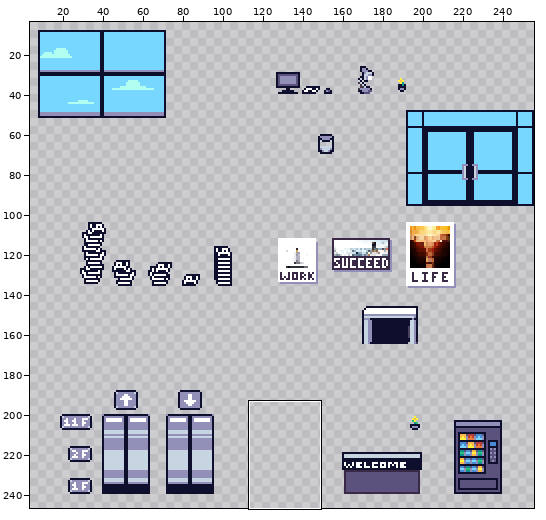
Two states of a sprite sheet, evanescentgame/scenes/overworld/locations/organization/sprites/organization_decor.png. Above, an overview of the earlier version with the close-up marked.
Close-up. First the earlier version:
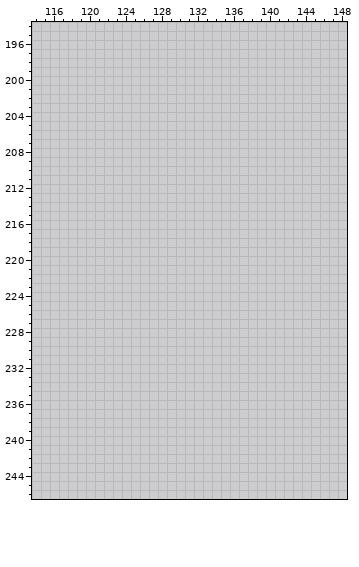
The file is 256x256 pixels. Colours within 5 levels of each other are drawn and written as one. Shown: x 114..148, y 194..246. The wide view leaves out empty margins.
The result:
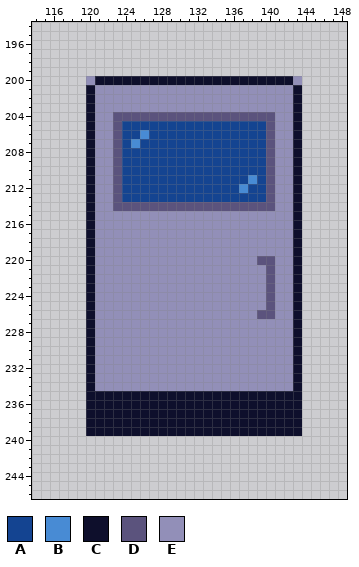
Palette (. is transparent): A #144491  B #488bd4  C #0e0f2c  D #5b537d  E #928fb8
The commit says: Added organization break rooms, fixed some small bugs
The exact change:
@@ x 114..148 @@
 199 ...................................
-200 ...................................
-201 ...................................
-202 ...................................
-203 ...................................
-204 ...................................
-205 ...................................
-206 ...................................
-207 ...................................
-208 ...................................
-209 ...................................
-210 ...................................
-211 ...................................
-212 ...................................
-213 ...................................
-214 ...................................
-215 ...................................
-216 ...................................
-217 ...................................
-218 ...................................
-219 ...................................
-220 ...................................
-221 ...................................
-222 ...................................
-223 ...................................
-224 ...................................
-225 ...................................
-226 ...................................
-227 ...................................
-228 ...................................
-229 ...................................
-230 ...................................
-231 ...................................
-232 ...................................
-233 ...................................
-234 ...................................
-235 ...................................
-236 ...................................
-237 ...................................
-238 ...................................
-239 ...................................
+200 ......ECCCCCCCCCCCCCCCCCCCCCCE.....
+201 ......CEEEEEEEEEEEEEEEEEEEEEEC.....
+202 ......CEEEEEEEEEEEEEEEEEEEEEEC.....
+203 ......CEEEEEEEEEEEEEEEEEEEEEEC.....
+204 ......CEEDDDDDDDDDDDDDDDDDDEEC.....
+205 ......CEEDAAAAAAAAAAAAAAAADEEC.....
+206 ......CEEDAABAAAAAAAAAAAAADEEC.....
+207 ......CEEDABAAAAAAAAAAAAAADEEC.....
+208 ......CEEDAAAAAAAAAAAAAAAADEEC.....
+209 ......CEEDAAAAAAAAAAAAAAAADEEC.....
+210 ......CEEDAAAAAAAAAAAAAAAADEEC.....
+211 ......CEEDAAAAAAAAAAAAAABADEEC.....
+212 ......CEEDAAAAAAAAAAAAABAADEEC.....
+213 ......CEEDAAAAAAAAAAAAAAAADEEC.....
+214 ......CEEDDDDDDDDDDDDDDDDDDEEC.....
+215 ......CEEEEEEEEEEEEEEEEEEEEEEC.....
+216 ......CEEEEEEEEEEEEEEEEEEEEEEC.....
+217 ......CEEEEEEEEEEEEEEEEEEEEEEC.....
+218 ......CEEEEEEEEEEEEEEEEEEEEEEC.....
+219 ......CEEEEEEEEEEEEEEEEEEEEEEC.....
+220 ......CEEEEEEEEEEEEEEEEEEDDEEC.....
+221 ......CEEEEEEEEEEEEEEEEEEEDEEC.....
+222 ......CEEEEEEEEEEEEEEEEEEEDEEC.....
+223 ......CEEEEEEEEEEEEEEEEEEEDEEC.....
+224 ......CEEEEEEEEEEEEEEEEEEEDEEC.....
+225 ......CEEEEEEEEEEEEEEEEEEEDEEC.....
+226 ......CEEEEEEEEEEEEEEEEEEDDEEC.....
+227 ......CEEEEEEEEEEEEEEEEEEEEEEC.....
+228 ......CEEEEEEEEEEEEEEEEEEEEEEC.....
+229 ......CEEEEEEEEEEEEEEEEEEEEEEC.....
+230 ......CEEEEEEEEEEEEEEEEEEEEEEC.....
+231 ......CEEEEEEEEEEEEEEEEEEEEEEC.....
+232 ......CEEEEEEEEEEEEEEEEEEEEEEC.....
+233 ......CEEEEEEEEEEEEEEEEEEEEEEC.....
+234 ......CEEEEEEEEEEEEEEEEEEEEEEC.....
+235 ......CCCCCCCCCCCCCCCCCCCCCCCC.....
+236 ......CCCCCCCCCCCCCCCCCCCCCCCC.....
+237 ......CCCCCCCCCCCCCCCCCCCCCCCC.....
+238 ......CCCCCCCCCCCCCCCCCCCCCCCC.....
+239 ......CCCCCCCCCCCCCCCCCCCCCCCC.....
 240 ...................................
